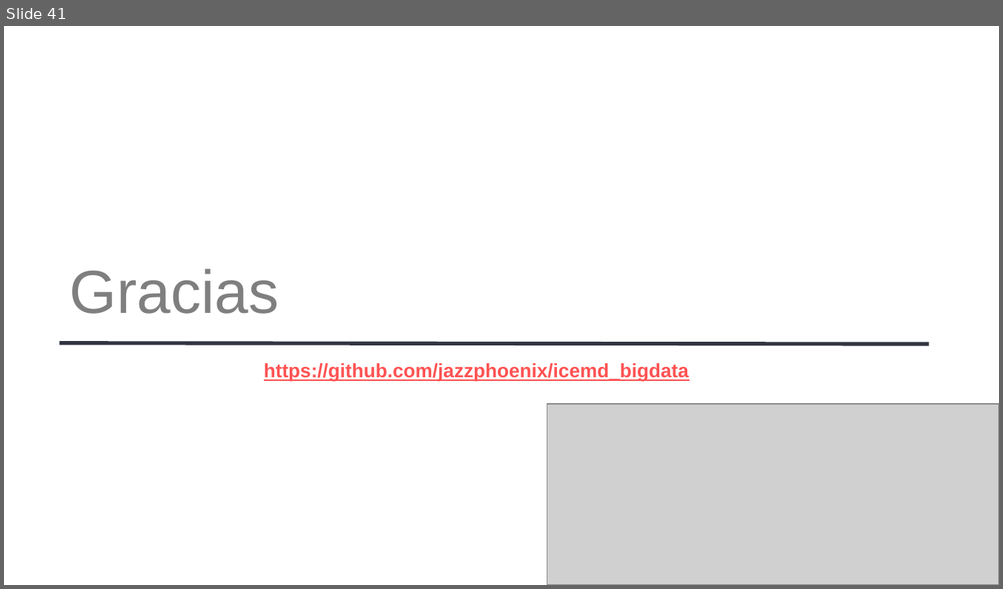
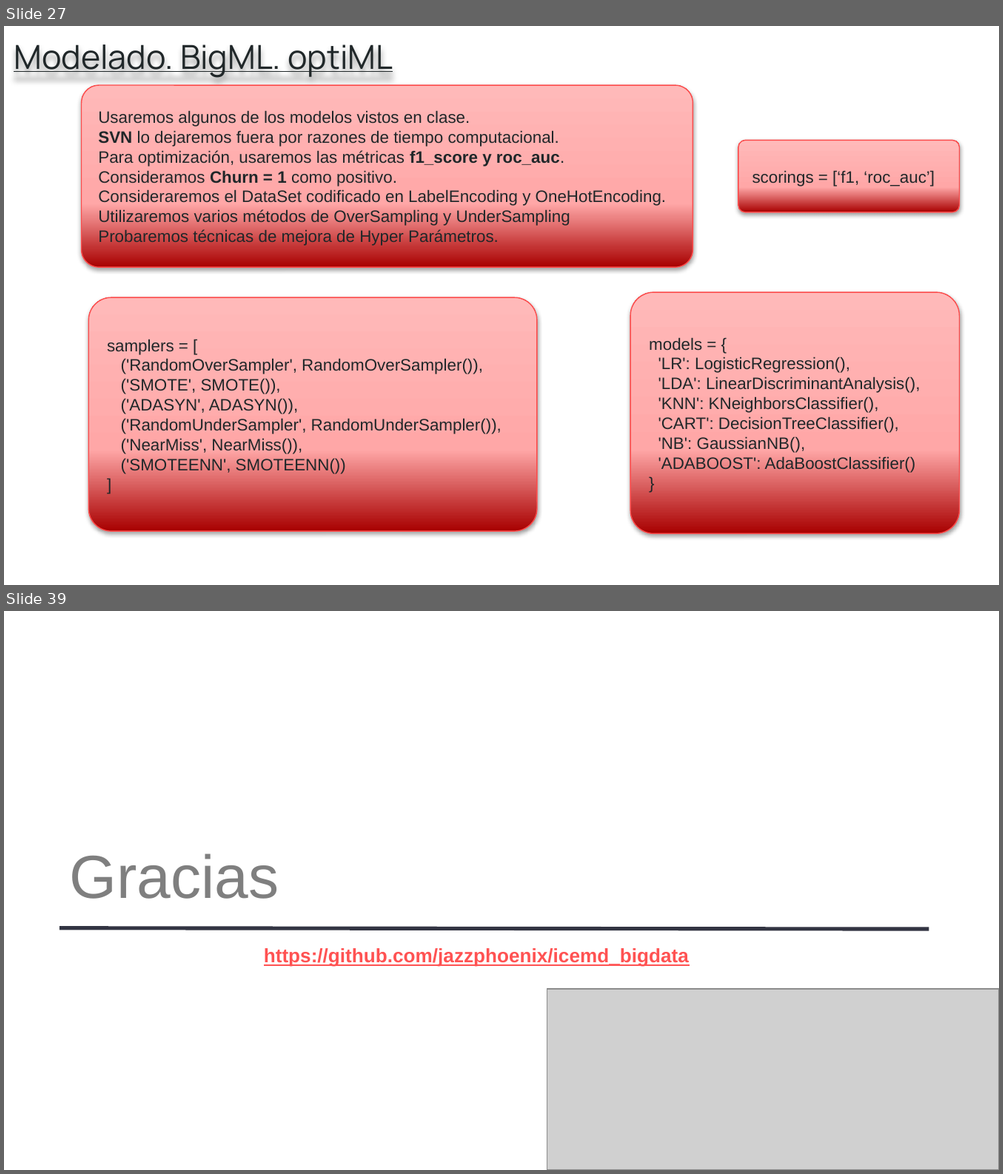
Before and after one commit to jazzphoenix/icemd_bigdata, a slide deck: presentation/Modulo 5_99905.pptx. Shown one above the other, each under a label of ours: slide 41 before the commit, slides 27 and 39 after it; the slides between them are not shown. The pictures are 1003x589 and 1003x1174 pixels, drawn with LibreOffice and Linux fonts; fonts in the diff are those of the drawing; grey boxes stand for pictures. Boxes give left, top, right and bottom in pixels: in the first picture for what was removed or moved away, otherwise in the second. Text is boxed around its words. In the diff, an @@ line names an element or a change of style, - is before the commit and + after.

```diff
--- a/presentation/Modulo 5_99905.pptx
+++ b/presentation/Modulo 5_99905.pptx
@@ slide 27 added at [4,26,999,585], background #FFFFFF @@
@@ text added at [14,44,392,77], 24 pt, text #202729, underline @@
+Modelado. BigML. optiML
@@ rounded rectangle added at [82,86,692,268], fill gradient #A80000 to #FFA7A7 to #FFB9B9, outline #FD4B4B 0.75 pt, 12 pt, text #202729 @@
+Usaremos algunos de los modelos vistos en clase.
+SVN lo dejaremos fuera por razones de tiempo computacional.
+Para optimización, usaremos las métricas f1_score y roc_auc.
+Consideramos Churn = 1 como positivo.
+Consideraremos el DataSet codificado en LabelEncoding y OneHotEncoding.
+Utilizaremos varios métodos de OverSampling y UnderSampling
+Probaremos técnicas de mejora de Hyper Parámetros.
@@ rounded rectangle added at [738,141,959,213], fill gradient #A80000 to #FFA7A7 to #FFB9B9, outline #FD4B4B 0.75 pt, 12 pt, text #202729 @@
+scorings = [‘f1, ‘roc_auc’]
@@ rounded rectangle added at [88,298,537,531], fill gradient #A80000 to #FFA7A7 to #FFB9B9, outline #FD4B4B 0.75 pt, 12 pt, text #202729 @@
+samplers = [
+('RandomOverSampler', RandomOverSampler()),
+('SMOTE', SMOTE()),
+('ADASYN', ADASYN()),
+('RandomUnderSampler', RandomUnderSampler()),
+('NearMiss', NearMiss()),
+('SMOTEENN', SMOTEENN())
+]
@@ rounded rectangle added at [631,292,960,534], fill gradient #A80000 to #FFA7A7 to #FFB9B9, outline #FD4B4B 0.75 pt, 12 pt, text #202729 @@
+models = {
+'LR': LogisticRegression(),
+'LDA': LinearDiscriminantAnalysis(),
+'KNN': KNeighborsClassifier(),
+'CART': DecisionTreeClassifier(),
+'NB': GaussianNB(),
+'ADABOOST': AdaBoostClassifier()
+}
@@ what was slide 41 is now slide 39 @@
```
Also in this commit, not shown: 27 slides changed, 8 other slides added, 11 slides removed, 5 other files.
